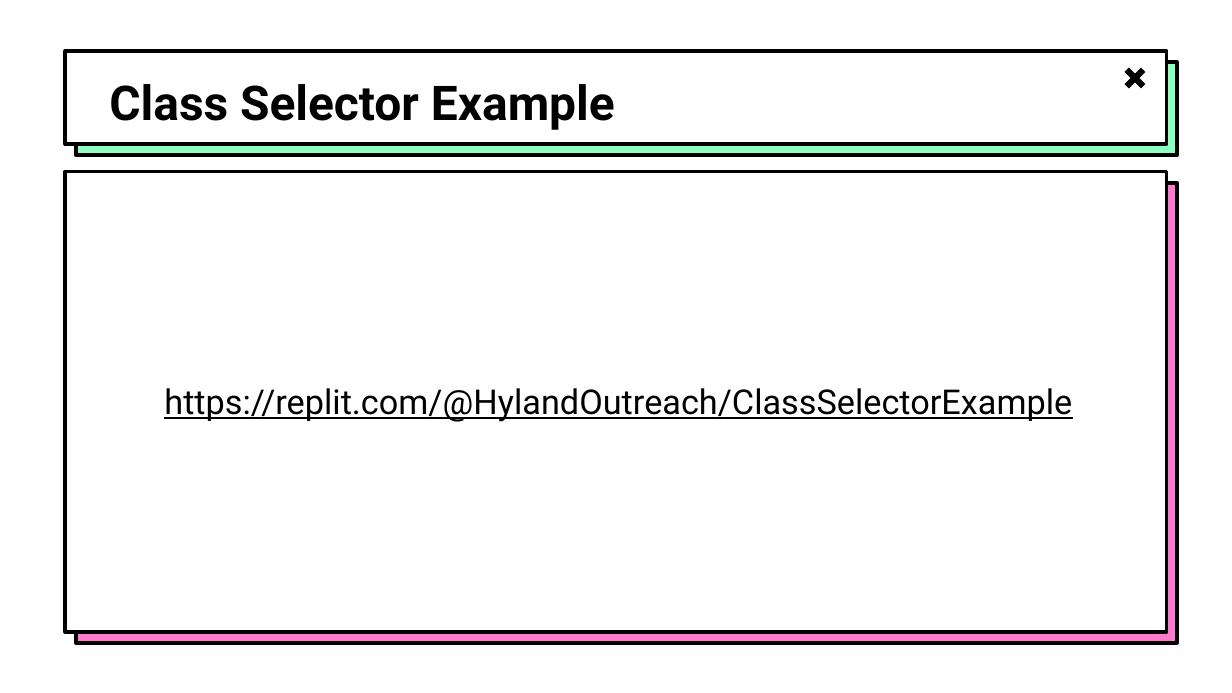
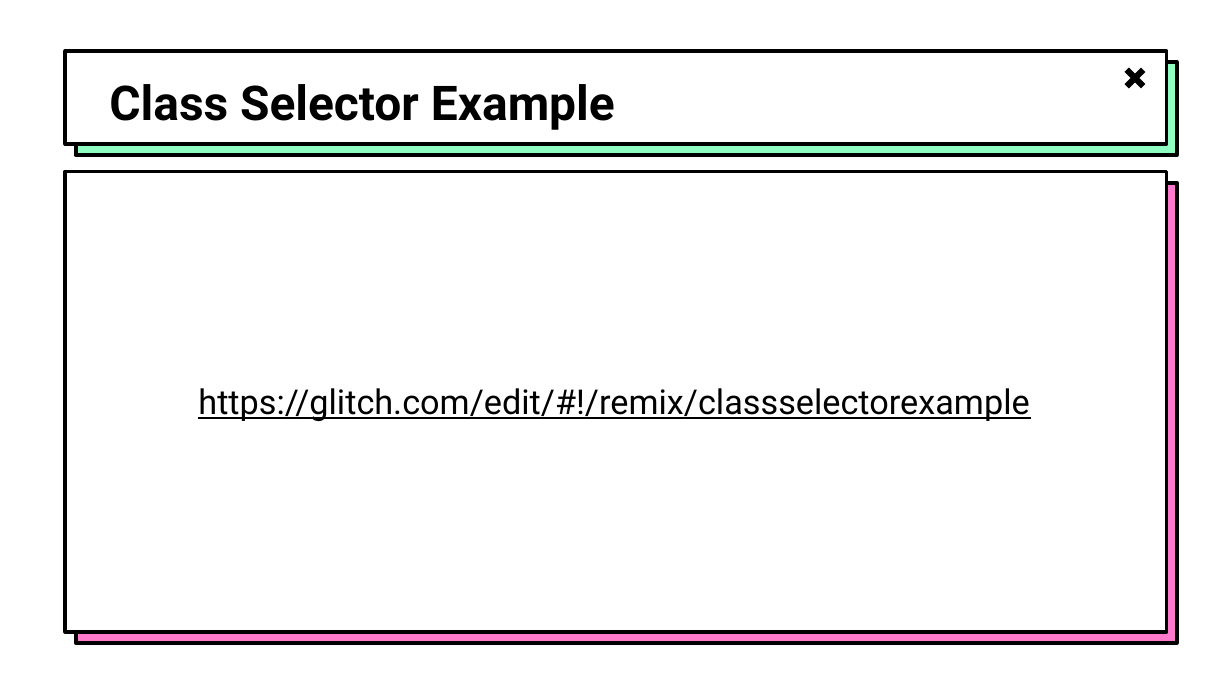
Before and after one commit to hytechclub/web-101, a slide deck: slide 6 of Week07/MoreSelectors.pptx. Drawn at 1232x693 pixels with LibreOffice and Linux fonts; fonts in the diff are those of the drawing; background and template pictures are left out. Boxes give left, top, right and bottom in pixels: in the first picture for what was removed or moved away, otherwise in the second. Text is boxed around its words. In the diff, an @@ line names an element or a change of style, - is before the commit and + after.

Commit message:
reapply some glitch changes

```diff
--- a/Week07/MoreSelectors.pptx
+++ b/Week07/MoreSelectors.pptx
@@ text at [198, 388, 1029, 421]: text changed @@
-https://replit.com/@HylandOutreach/ClassSelectorExample
+https://glitch.com/edit/#!/remix/classselectorexample
```
Also in this commit, not shown: 2 other slides changed, 11 other files.
